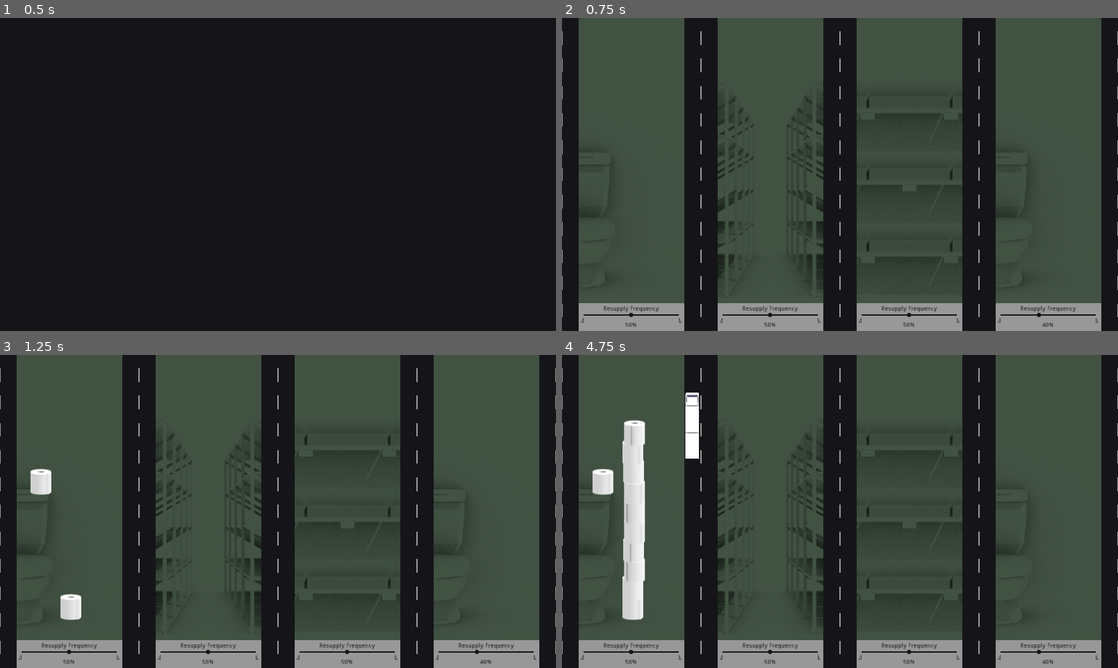
Above: before the commit, frames 1-4 (two rows, left to right).
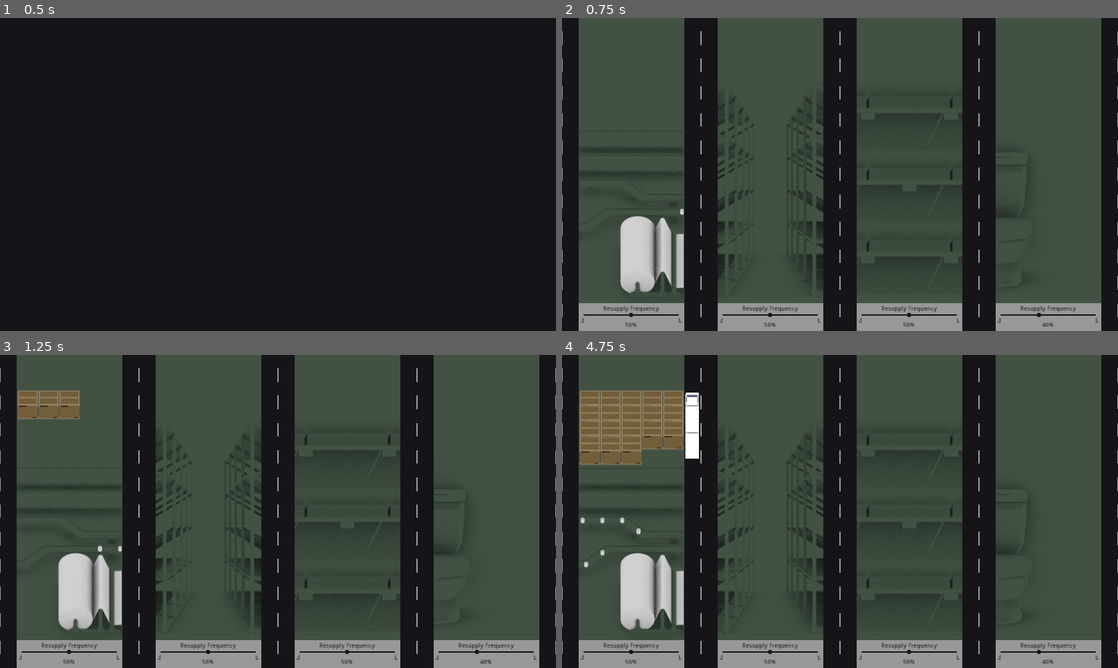
Above: after the commit, the same moments.

Repository: kevinlights/supply-chain
Game: Godot game, scene res://gui/menu.tscn
Two runs of this game, one before a commit and one after it. Both use one fixed random seed, a clock stepped at 60 frames per second and the inputs below.
Inputs (mouse positions are in pixels of both pictures, inside the frame that each line leads up to):
- Up to frame 1 (0.5 s): no input
- Up to frame 2 (0.75 s): click "New" at 0.5 s
- Up to frame 3 (1.25 s): no input
- Up to frame 4 (4.75 s): tap Enter at 1.25 s; move the mouse to (962, 495) at 1.27 s; hold Space (ui_select) 1.28-2.03 s; click (962, 495) at 1.42 s; move the mouse to (728, 527) at 2.02 s; tap Space (ui_select) at 2.1, 2.27, 2.57, 3.6, 3.77, 4.07 s; click (728, 527) at 2.17 s; move the mouse to (895, 442) at 2.77 s; hold Space (ui_select) 2.78-3.53 s; click (895, 442) at 2.92 s; move the mouse to (812, 574) at 3.52 s; click (812, 574) at 3.67 s; move the mouse to (1006, 558) at 4.27 s; hold Space (ui_select) from 4.28 s (still down); click (1006, 558) at 4.42 s

Frame 1 is identical in both runs. In frame 2, 2.5% of the frame differs, in the area x 3-22%, y 41-88%; in frame 3, 3.6%; in frame 4, 7.5%, in the area x 3-22%, y 11-88%.

Commit message:
TP PLANT TIME * Added first pass on manufacturer visuals * Added do_events variable to Game for future use via settings * Fixed some int precision warnings

Diff:
--- a/game_entities/newspaper/Newspaper.gd
+++ b/game_entities/newspaper/Newspaper.gd
@@ -24,7 +24,8 @@
 
 func _process(_delta):
 	if Input.is_action_just_released("ui_select"):
-		close()
+		if !animationTween.is_active():
+			close()
 
 func close():
 	get_tree().paused = false
--- a/game_entities/supply_point/SupplyPoint.gd
+++ b/game_entities/supply_point/SupplyPoint.gd
@@ -6,6 +6,7 @@
 	"home": preload("res://game_entities/supply_point/visual_indicators/HomeAnchors.tscn"),
 	"store": preload("res://game_entities/supply_point/visual_indicators/StoreAnchors.tscn"),
 	"warehouse": preload("res://game_entities/supply_point/visual_indicators/WarehouseAnchors.tscn"),
+	"manufacturer": preload("res://game_entities/supply_point/visual_indicators/ManufacturerAnchors.tscn"),
 	"default": preload("res://game_entities/supply_point/visual_indicators/HomeAnchors.tscn")
 }
 
@@ -83,14 +84,14 @@
 # Add stock to stock_level, limited by the max
 func produce_stock(amount: int) -> void:
 	if (stock_level < max_stock_level + max_stock_level_offset):
-		amount = min(amount, max_stock_level + max_stock_level_offset - stock_level)
+		amount = int(min(amount, max_stock_level + max_stock_level_offset - stock_level))
 		adjust_stock(amount)
 	else:
 		ticks_no_produce += 1
 
 # Draw from the existing stockpile (no toilet paper debt yet)
 func consume_stock(amount: int) -> void:
-	var adj_amount : int = min(amount, stock_level)
+	var adj_amount : int = int(min(amount, stock_level))
 	adjust_stock(-adj_amount)
 	if (adj_amount != amount):
 		ticks_no_consume += 1
@@ -195,7 +196,7 @@
 	stock_level = int(clamp(stock_level + value, 0, max_stock_level + max_stock_level_offset))
 	var diff = previous_stock - stock_level
 	if diff != value:
-		waste += abs(diff - value)
+		waste += int(abs(diff - value))
 	should_update_indicators = true
 	if dostats:
 		if diff > 0:
--- /dev/null
+++ b/game_entities/supply_point/visual_indicators/ManufacturerAnchors.gd
@@ -0,0 +1,52 @@
+extends TextureRect
+
+var stock_indicator_pool : Array
+var stock_indicator_value : float = 1.0
+
+var conveyor_tweens : Array = []
+var stock_indicators : Array = []
+
+func _ready():
+	for indicator in get_children():
+		if indicator is TextureRect:
+			indicator.visible = false
+			stock_indicators.push_back(indicator)
+
+	var conveyor_time = 3.0
+	var conveyor_count = 4
+	var item_count = 5
+	var item_gap = 0.5
+	var conveyor_gap = item_gap * item_count
+
+	for i in range(conveyor_count):
+		var start = 0.0
+		var end = 1.0
+		if i == 0 || i == 3:
+			start = 1.0
+			end = 0.0
+		if i == 2:
+			item_gap = item_gap * 3
+			conveyor_time = conveyor_time * 1.5
+		conveyor_tweens.push_back(Tween.new())
+		add_child(conveyor_tweens.back())
+		conveyor_tweens.back().interpolate_property(get_node("Conveyor" + str(i + 1) + "/PathFollow2D"), "unit_offset", start, end, conveyor_time, Tween.TRANS_LINEAR, Tween.EASE_IN, conveyor_gap * i)
+		conveyor_tweens.back().set_repeat(true)
+		conveyor_tweens.back().start()
+
+		for j in range(item_count):
+			var temp = get_node("Conveyor" + str(i + 1) + "/PathFollow2D").duplicate()
+			get_node("Conveyor" + str(i + 1)).add_child(temp)
+			conveyor_tweens.back().interpolate_property(temp, "unit_offset", start, end, conveyor_time, Tween.TRANS_LINEAR, Tween.EASE_IN, conveyor_gap * i + item_gap * j)
+
+
+func update_stock_indicators(stock_level : int):
+	var current_stock_level := stock_level / stock_indicator_value
+	for i in range(0, stock_indicators.size()):
+		if i < current_stock_level:
+			if stock_indicators[i].visible == false:
+				stock_indicators[i].visible = true
+		else:
+			stock_indicators[i].visible = false
+
+func set_indicator_value(newValue : float):
+	stock_indicator_value = newValue
--- /dev/null
+++ b/game_entities/supply_point/visual_indicators/ManufacturerAnchors.tscn
@@ -0,0 +1,481 @@
+[gd_scene load_steps=11 format=2]
+
+[ext_resource path="res://game_entities/supply_point/visual_indicators/ManufacturerAnchors.gd" type="Script" id=1]
+[ext_resource path="res://game_entities/supply_point/visual_indicators/factory_stock_sprites/box_sealed.png" type="Texture" id=2]
+[ext_resource path="res://game_entities/supply_point/visual_indicators/manufacturer.png" type="Texture" id=3]
+[ext_resource path="res://game_entities/supply_point/visual_indicators/factory_stock_sprites/roll.png" type="Texture" id=4]
+[ext_resource path="res://game_entities/supply_point/visual_indicators/factory_stock_sprites/box_empty.png" type="Texture" id=5]
+[ext_resource path="res://game_entities/supply_point/visual_indicators/factory_stock_sprites/box_full.png" type="Texture" id=6]
+
+[sub_resource type="Curve2D" id=4]
+_data = {
+"points": PoolVector2Array( 0, 0, 0, 0, -48, 414, 0, 0, 0, 0, 23, 414, 0, 0, 0, 0, 55, 414, 0, 0, 0, 0, 103, 414, 0, 0, 0, 0, 145, 414, 0, 0, 0, 0, 186, 414, 0, 0, 0, 0, 227, 414, 0, 0, 0, 0, 292, 414 )
+}
+
+[sub_resource type="Curve2D" id=3]
+_data = {
+"points": PoolVector2Array( 0, 0, 0, 0, -48, 414, 0, 0, 0, 0, 23, 414, 0, 0, 0, 0, 55, 414, 0, 0, 0, 0, 103, 414, 0, 0, 0, 0, 145, 414, 0, 0, 0, 0, 186, 414, 0, 0, 0, 0, 227, 414, 0, 0, 0, 0, 292, 414 )
+}
+
+[sub_resource type="Curve2D" id=2]
+_data = {
+"points": PoolVector2Array( 0, 0, 0, 0, -8, 414, 0, 0, 0, 0, 23, 414, 0, 0, 0, 0, 55, 414, 0, 0, 0, 0, 103, 414, 0, 0, 0, 0, 124, 429, 0, 0, 0, 0, 147, 446, 0, 0, 0, 0, 180, 446, 0, 0, 0, 0, 221, 446, 0, 0, 0, 0, 255, 446 )
+}
+
+[sub_resource type="Curve2D" id=1]
+_data = {
+"points": PoolVector2Array( 0, 0, 0, 0, -13, 482, 0, 0, 0, 0, -9, 482, 0, 0, 0, 0, 18, 482, 0, 0, 0, 0, 42, 464, 0, 0, 0, 0, 67, 446, 0, 0, 0, 0, 106, 446, 0, 0, 0, 0, 141, 446, 0, 0, 0, 0, 180, 446, 0, 0, 0, 0, 221, 446, 0, 0, 0, 0, 255, 446 )
+}
+
+[node name="AnchorBackground" type="TextureRect"]
+margin_right = 40.0
+margin_bottom = 40.0
+rect_clip_content = true
+texture = ExtResource( 3 )
+script = ExtResource( 1 )
+__meta__ = {
+"_edit_use_anchors_": false
+}
+
+[node name="StockItem00" type="TextureRect" parent="."]
+margin_left = -20.0
+margin_top = 80.0
+margin_right = 70.0
+margin_bottom = 160.0
+texture = ExtResource( 2 )
+__meta__ = {
+"_edit_use_anchors_": false
+}
+
+[node name="StockItem01" type="TextureRect" parent="."]
+margin_left = 28.0
+margin_top = 80.0
+margin_right = 118.0
+margin_bottom = 160.0
+texture = ExtResource( 2 )
+__meta__ = {
+"_edit_use_anchors_": false
+}
+
+[node name="StockItem02" type="TextureRect" parent="."]
+margin_left = 76.0
+margin_top = 80.0
+margin_right = 166.0
+margin_bottom = 160.0
+texture = ExtResource( 2 )
+__meta__ = {
+"_edit_use_anchors_": false
+}
+
+[node name="StockItem03" type="TextureRect" parent="."]
+margin_left = 124.0
+margin_top = 80.0
+margin_right = 214.0
+margin_bottom = 160.0
+texture = ExtResource( 2 )
+__meta__ = {
+"_edit_use_anchors_": false
+}
+
+[node name="StockItem04" type="TextureRect" parent="."]
+margin_left = 172.0
+margin_top = 80.0
+margin_right = 262.0
+margin_bottom = 160.0
+texture = ExtResource( 2 )
+__meta__ = {
+"_edit_use_anchors_": false
+}
+
+[node name="StockItem05" type="TextureRect" parent="."]
+margin_left = -20.0
+margin_top = 115.0
+margin_right = 70.0
+margin_bottom = 195.0
+texture = ExtResource( 2 )
+__meta__ = {
+"_edit_use_anchors_": false
+}
+
+[node name="StockItem06" type="TextureRect" parent="."]
+margin_left = 28.0
+margin_top = 115.0
+margin_right = 118.0
+margin_bottom = 195.0
+texture = ExtResource( 2 )
+__meta__ = {
+"_edit_use_anchors_": false
+}
+
+[node name="StockItem07" type="TextureRect" parent="."]
+margin_left = 76.0
+margin_top = 115.0
+margin_right = 166.0
+margin_bottom = 195.0
+texture = ExtResource( 2 )
+__meta__ = {
+"_edit_use_anchors_": false
+}
+
+[node name="StockItem08" type="TextureRect" parent="."]
+margin_left = 124.0
+margin_top = 115.0
+margin_right = 214.0
+margin_bottom = 195.0
+texture = ExtResource( 2 )
+__meta__ = {
+"_edit_use_anchors_": false
+}
+
+[node name="StockItem09" type="TextureRect" parent="."]
+margin_left = 172.0
+margin_top = 115.0
+margin_right = 262.0
+margin_bottom = 195.0
+texture = ExtResource( 2 )
+__meta__ = {
+"_edit_use_anchors_": false
+}
+
+[node name="StockItem10" type="TextureRect" parent="."]
+margin_left = -20.0
+margin_top = 150.0
+margin_right = 70.0
+margin_bottom = 230.0
+texture = ExtResource( 2 )
+__meta__ = {
+"_edit_use_anchors_": false
+}
+
+[node name="StockItem11" type="TextureRect" parent="."]
+margin_left = 28.0
+margin_top = 150.0
+margin_right = 118.0
+margin_bottom = 230.0
+texture = ExtResource( 2 )
+__meta__ = {
+"_edit_use_anchors_": false
+}
+
+[node name="StockItem12" type="TextureRect" parent="."]
+margin_left = 76.0
+margin_top = 150.0
+margin_right = 166.0
+margin_bottom = 230.0
+texture = ExtResource( 2 )
+__meta__ = {
+"_edit_use_anchors_": false
+}
+
+[node name="StockItem13" type="TextureRect" parent="."]
+margin_left = 124.0
+margin_top = 150.0
+margin_right = 214.0
+margin_bottom = 230.0
+texture = ExtResource( 2 )
+__meta__ = {
+"_edit_use_anchors_": false
+}
+
+[node name="StockItem14" type="TextureRect" parent="."]
+margin_left = 172.0
+margin_top = 150.0
+margin_right = 262.0
+margin_bottom = 230.0
+texture = ExtResource( 2 )
+__meta__ = {
+"_edit_use_anchors_": false
+}
+
+[node name="StockItem15" type="TextureRect" parent="."]
+margin_left = -20.0
+margin_top = 185.0
+margin_right = 70.0
+margin_bottom = 265.0
+texture = ExtResource( 2 )
+__meta__ = {
+"_edit_use_anchors_": false
+}
+
+[node name="StockItem16" type="TextureRect" parent="."]
+margin_left = 28.0
+margin_top = 185.0
+margin_right = 118.0
+margin_bottom = 265.0
+texture = ExtResource( 2 )
+__meta__ = {
+"_edit_use_anchors_": false
+}
+
+[node name="StockItem17" type="TextureRect" parent="."]
+margin_left = 76.0
+margin_top = 185.0
+margin_right = 166.0
+margin_bottom = 265.0
+texture = ExtResource( 2 )
+__meta__ = {
+"_edit_use_anchors_": false
+}
+
+[node name="StockItem18" type="TextureRect" parent="."]
+margin_left = 124.0
+margin_top = 185.0
+margin_right = 214.0
+margin_bottom = 265.0
+texture = ExtResource( 2 )
+__meta__ = {
+"_edit_use_anchors_": false
+}
+
+[node name="StockItem19" type="TextureRect" parent="."]
+margin_left = 172.0
+margin_top = 185.0
+margin_right = 262.0
+margin_bottom = 265.0
+texture = ExtResource( 2 )
+__meta__ = {
+"_edit_use_anchors_": false
+}
+
+[node name="StockItem20" type="TextureRect" parent="."]
+margin_left = -20.0
+margin_top = 48.0
+margin_right = 70.0
+margin_bottom = 128.0
+texture = ExtResource( 2 )
+__meta__ = {
+"_edit_use_anchors_": false
+}
+
+[node name="StockItem21" type="TextureRect" parent="."]
+margin_left = 28.0
+margin_top = 48.0
+margin_right = 118.0
+margin_bottom = 128.0
+texture = ExtResource( 2 )
+__meta__ = {
+"_edit_use_anchors_": false
+}
+
+[node name="StockItem22" type="TextureRect" parent="."]
+margin_left = 76.0
+margin_top = 48.0
+margin_right = 166.0
+margin_bottom = 128.0
+texture = ExtResource( 2 )
+__meta__ = {
+"_edit_use_anchors_": false
+}
+
+[node name="StockItem23" type="TextureRect" parent="."]
+margin_left = 124.0
+margin_top = 48.0
+margin_right = 214.0
+margin_bottom = 128.0
+texture = ExtResource( 2 )
+__meta__ = {
+"_edit_use_anchors_": false
+}
+
+[node name="StockItem24" type="TextureRect" parent="."]
+margin_left = 172.0
+margin_top = 48.0
+margin_right = 262.0
+margin_bottom = 128.0
+texture = ExtResource( 2 )
+__meta__ = {
+"_edit_use_anchors_": false
+}
+
+[node name="StockItem25" type="TextureRect" parent="."]
+margin_left = -20.0
+margin_top = 83.0
+margin_right = 70.0
+margin_bottom = 163.0
+texture = ExtResource( 2 )
+__meta__ = {
+"_edit_use_anchors_": false
+}
+
+[node name="StockItem26" type="TextureRect" parent="."]
+margin_left = 28.0
+margin_top = 83.0
+margin_right = 118.0
+margin_bottom = 163.0
+texture = ExtResource( 2 )
+__meta__ = {
+"_edit_use_anchors_": false
+}
+
+[node name="StockItem27" type="TextureRect" parent="."]
+margin_left = 76.0
+margin_top = 83.0
+margin_right = 166.0
+margin_bottom = 163.0
+texture = ExtResource( 2 )
+__meta__ = {
+"_edit_use_anchors_": false
+}
+
+[node name="StockItem28" type="TextureRect" parent="."]
+margin_left = 124.0
+margin_top = 83.0
+margin_right = 214.0
+margin_bottom = 163.0
+texture = ExtResource( 2 )
+__meta__ = {
+"_edit_use_anchors_": false
+}
+
+[node name="StockItem29" type="TextureRect" parent="."]
+margin_left = 172.0
+margin_top = 83.0
+margin_right = 262.0
+margin_bottom = 163.0
+texture = ExtResource( 2 )
+__meta__ = {
+"_edit_use_anchors_": false
+}
+
+[node name="StockItem30" type="TextureRect" parent="."]
+margin_left = -20.0
+margin_top = 118.0
+margin_right = 70.0
+margin_bottom = 198.0
+texture = ExtResource( 2 )
+__meta__ = {
+"_edit_use_anchors_": false
+}
+
+[node name="StockItem31" type="TextureRect" parent="."]
+margin_left = 28.0
+margin_top = 118.0
+margin_right = 118.0
+margin_bottom = 198.0
+texture = ExtResource( 2 )
+__meta__ = {
+"_edit_use_anchors_": false
+}
+
+[node name="StockItem32" type="TextureRect" parent="."]
+margin_left = 76.0
+margin_top = 118.0
+margin_right = 166.0
+margin_bottom = 198.0
+texture = ExtResource( 2 )
+__meta__ = {
+"_edit_use_anchors_": false
+}
+
+[node name="StockItem33" type="TextureRect" parent="."]
+margin_left = 124.0
+margin_top = 118.0
+margin_right = 214.0
+margin_bottom = 198.0
+texture = ExtResource( 2 )
+__meta__ = {
+"_edit_use_anchors_": false
+}
+
+[node name="StockItem34" type="TextureRect" parent="."]
+margin_left = 172.0
+margin_top = 118.0
+margin_right = 262.0
+margin_bottom = 198.0
+texture = ExtResource( 2 )
+__meta__ = {
+"_edit_use_anchors_": false
+}
+
+[node name="StockItem35" type="TextureRect" parent="."]
+margin_left = -20.0
+margin_top = 153.0
+margin_right = 70.0
+margin_bottom = 233.0
+texture = ExtResource( 2 )
+__meta__ = {
+"_edit_use_anchors_": false
+}
+
+[node name="StockItem36" type="TextureRect" parent="."]
+margin_left = 28.0
+margin_top = 153.0
+margin_right = 118.0
+margin_bottom = 233.0
+texture = ExtResource( 2 )
+__meta__ = {
+"_edit_use_anchors_": false
+}
+
+[node name="StockItem37" type="TextureRect" parent="."]
+margin_left = 76.0
+margin_top = 153.0
+margin_right = 166.0
+margin_bottom = 233.0
+texture = ExtResource( 2 )
+__meta__ = {
+"_edit_use_anchors_": false
+}
+
+[node name="StockItem38" type="TextureRect" parent="."]
+margin_left = 124.0
+margin_top = 153.0
+margin_right = 214.0
+margin_bottom = 233.0
+texture = ExtResource( 2 )
+__meta__ = {
+"_edit_use_anchors_": false
+}
+
+[node name="StockItem39" type="TextureRect" parent="."]
+margin_left = 172.0
+margin_top = 153.0
+margin_right = 262.0
+margin_bottom = 233.0
+texture = ExtResource( 2 )
+__meta__ = {
+"_edit_use_anchors_": false
+}
+
+[node name="Conveyor4" type="Path2D" parent="."]
+position = Vector2( 0, -155 )
+curve = SubResource( 4 )
+
+[node name="PathFollow2D" type="PathFollow2D" parent="Conveyor4"]
+position = Vector2( -48, 414 )
+rotate = false
+
+[node name="Sprite" type="Sprite" parent="Conveyor4/PathFollow2D"]
+texture = ExtResource( 6 )
+
+[node name="Conveyor3" type="Path2D" parent="."]
+position = Vector2( 0, -101 )
+curve = SubResource( 3 )
+
+[node name="PathFollow2D" type="PathFollow2D" parent="Conveyor3"]
+position = Vector2( -48, 414 )
+rotate = false
+
+[node name="Sprite" type="Sprite" parent="Conveyor3/PathFollow2D"]
+texture = ExtResource( 5 )
+
+[node name="Conveyor2" type="Path2D" parent="."]
+position = Vector2( 0, -33 )
+curve = SubResource( 2 )
+
+[node name="PathFollow2D" type="PathFollow2D" parent="Conveyor2"]
+position = Vector2( -8, 414 )
+rotate = false
+
+[node name="Sprite" type="Sprite" parent="Conveyor2/PathFollow2D"]
+texture = ExtResource( 4 )
+
+[node name="Conveyor1" type="Path2D" parent="."]
+curve = SubResource( 1 )
+
+[node name="PathFollow2D" type="PathFollow2D" parent="Conveyor1"]
+position = Vector2( -13, 482 )
+rotate = false
+
+[node name="Sprite" type="Sprite" parent="Conveyor1/PathFollow2D"]
+texture = ExtResource( 4 )
--- a/gui/Game.gd
+++ b/gui/Game.gd
@@ -20,6 +20,8 @@
 var next_event_time := 5.0
 var report_frequency := 60.0 * 5.0
 var next_report_time := report_frequency
+var do_events := true
+
 
 # Bring up menu if player hits ESC
 func _input(event: InputEvent) -> void:
@@ -158,7 +160,8 @@
 	next_event_time -= delta
 	if next_event_time <= 0:
 		next_event_time += event_frequency
-		add_event(get_random_event())
+		if do_events:
+			add_event(get_random_event())
 
 	var expired_events := []
 	for event in current_event_list:
Binary file added: game_entities/supply_point/visual_indicators/factory_stock_sprites/box_empty.png
Not shown, added: game_entities/supply_point/visual_indicators/factory_stock_sprites/box_empty.png.import
Binary file added: game_entities/supply_point/visual_indicators/factory_stock_sprites/box_full.png
Not shown, added: game_entities/supply_point/visual_indicators/factory_stock_sprites/box_full.png.import
Binary file added: game_entities/supply_point/visual_indicators/factory_stock_sprites/box_sealed.png
Not shown, added: game_entities/supply_point/visual_indicators/factory_stock_sprites/box_sealed.png.import
Binary file added: game_entities/supply_point/visual_indicators/factory_stock_sprites/roll.png
Not shown, added: game_entities/supply_point/visual_indicators/factory_stock_sprites/roll.png.import
Binary file added: game_entities/supply_point/visual_indicators/manufacturer.png
Not shown, added: game_entities/supply_point/visual_indicators/manufacturer.png.import
